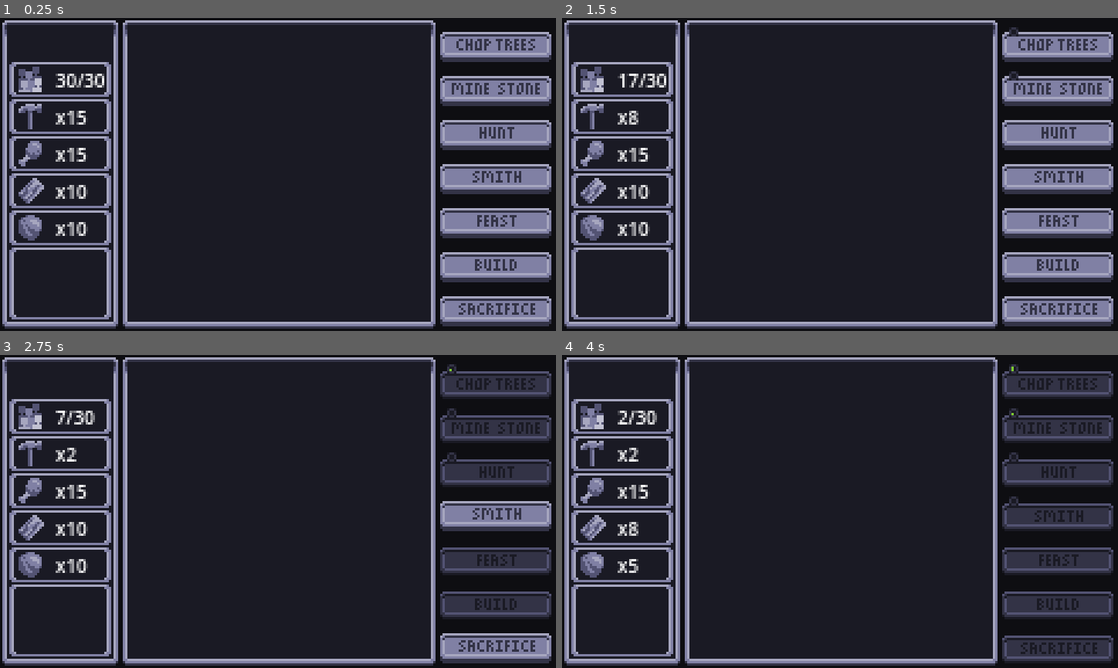
Above: before the commit, frames 1-4 (two rows, left to right).
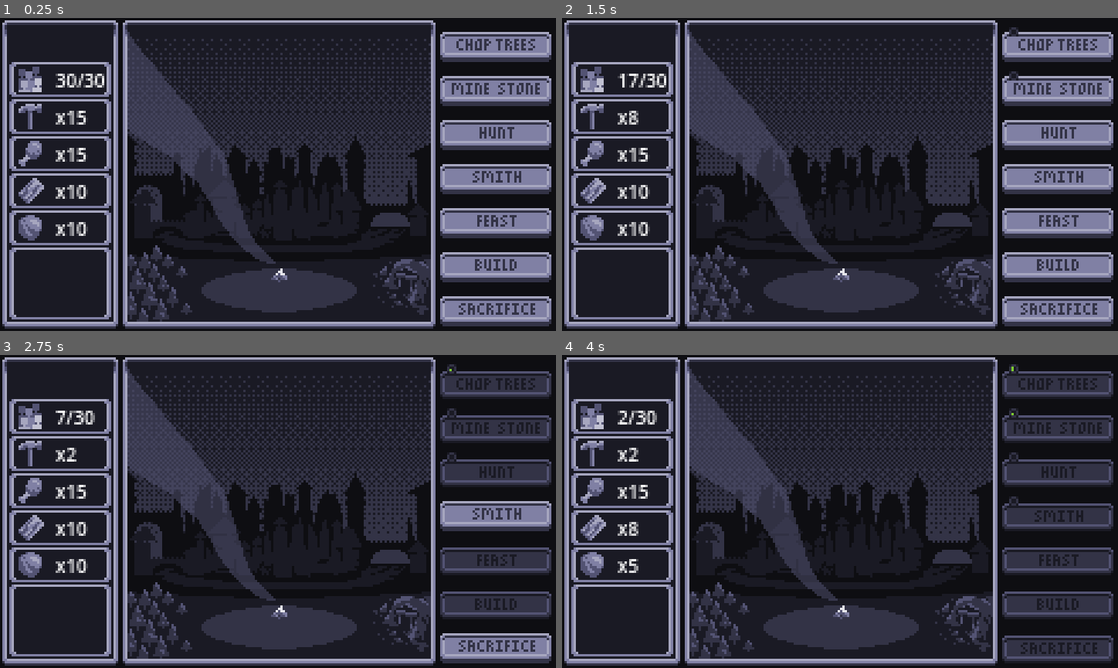
Above: after the commit, the same moments.

Repository: Gugubo/Inevitable
Game: Godot game, scene res://main.tscn
The game is run twice, just before and just after one commit, with the same random seed, the same clock (stepped at 60 frames per second) and the same inputs.
Inputs (mouse positions are in pixels of both pictures, inside the frame that each line leads up to):
- Up to frame 1 (0.25 s): no input
- Up to frame 2 (1.5 s): click (1056, 46) at 0.5 s; click (1056, 89) at 1.25 s
- Up to frame 3 (2.75 s): click (494, 470) at 2 s
- Up to frame 4 (4 s): click (1056, 514) at 2.75 s; tap Enter at 3.5 s

The runs differ from the first frame. In frame 1, 18% of the frame differs, in the area x 22-78%, y 4-98%; in frame 2, 18%; in frame 3, 18%; in frame 4, 18%.

Commit message:
Add sky, city, and smoking fireplace

Diff:
--- a/main.tscn
+++ b/main.tscn
@@ -6,7 +6,12 @@
 [ext_resource type="Script" uid="uid://c0v0us8icuuq5" path="res://actions/loot.gd" id="3_1bvp3"]
 [ext_resource type="Script" uid="uid://dywud87lul1w7" path="res://actions/action.gd" id="3_h2yge"]
 [ext_resource type="Texture2D" uid="uid://danveed5ycfnl" path="res://assets/images/UI/buttons.png" id="4_7mycd"]
-[ext_resource type="Script" uid="uid://beayunt17uq6t" path="res://population_count.gd" id="6_272bh"]
+[ext_resource type="Script" path="res://population_count.gd" id="6_272bh"]
+[ext_resource type="Texture2D" uid="uid://cy57hywbifofx" path="res://assets/images/Gameplay/sky.png" id="8_4c57u"]
+[ext_resource type="Texture2D" uid="uid://pq2x00o2tcv0" path="res://assets/images/Gameplay/scene-foreground.png" id="9_efxa6"]
+[ext_resource type="Texture2D" uid="uid://d317r3l4n58wt" path="res://assets/images/Gameplay/fire-lit.png" id="10_dg77c"]
+[ext_resource type="Texture2D" uid="uid://b7emmwwe7fd18" path="res://assets/images/Gameplay/fire-unlit.png" id="11_efxa6"]
+[ext_resource type="Texture2D" uid="uid://c2hb6fw04tmis" path="res://assets/images/Gameplay/smoke.png" id="12_dg77c"]
 
 [sub_resource type="AtlasTexture" id="AtlasTexture_272bh"]
 atlas = ExtResource("4_7mycd")
@@ -196,6 +201,61 @@
 corruption = -20
 population_change = -5
 metadata/_custom_type_script = "uid://dywud87lul1w7"
+
+[sub_resource type="SpriteFrames" id="SpriteFrames_dg77c"]
+animations = [{
+"frames": [{
+"duration": 1.0,
+"texture": ExtResource("10_dg77c")
+}],
+"loop": true,
+"name": &"lit",
+"speed": 5.0
+}, {
+"frames": [{
+"duration": 1.0,
+"texture": ExtResource("11_efxa6")
+}],
+"loop": true,
+"name": &"unlit",
+"speed": 5.0
+}]
+
+[sub_resource type="AtlasTexture" id="AtlasTexture_a6jrf"]
+atlas = ExtResource("12_dg77c")
+region = Rect2(0, 0, 131, 128)
+
+[sub_resource type="AtlasTexture" id="AtlasTexture_xuqvo"]
+atlas = ExtResource("12_dg77c")
+region = Rect2(131, 0, 131, 128)
+
+[sub_resource type="AtlasTexture" id="AtlasTexture_qsp4k"]
+atlas = ExtResource("12_dg77c")
+region = Rect2(262, 0, 131, 128)
+
+[sub_resource type="AtlasTexture" id="AtlasTexture_kq58d"]
+atlas = ExtResource("12_dg77c")
+region = Rect2(393, 0, 131, 128)
+
+[sub_resource type="SpriteFrames" id="SpriteFrames_seu75"]
+animations = [{
+"frames": [{
+"duration": 1.0,
+"texture": SubResource("AtlasTexture_a6jrf")
+}, {
+"duration": 1.0,
+"texture": SubResource("AtlasTexture_xuqvo")
+}, {
+"duration": 1.0,
+"texture": SubResource("AtlasTexture_qsp4k")
+}, {
+"duration": 1.0,
+"texture": SubResource("AtlasTexture_kq58d")
+}],
+"loop": true,
+"name": &"default",
+"speed": 4.0
+}]
 
 [node name="Main" type="Node2D" unique_id=301375471]
 
@@ -293,3 +353,29 @@
 [node name="Stone" parent="Background/Inventory" unique_id=575270068 instance=ExtResource("1_ig7tw")]
 layout_mode = 2
 item = 1
+
+[node name="GameplayWindow" type="Control" parent="Background" unique_id=1262575473]
+anchors_preset = 0
+offset_left = 55.0
+offset_top = 3.0
+offset_right = 186.0
+offset_bottom = 131.0
+
+[node name="Sky" type="Sprite2D" parent="Background/GameplayWindow" unique_id=1960669182]
+texture = ExtResource("8_4c57u")
+centered = false
+
+[node name="City" type="Sprite2D" parent="Background/GameplayWindow" unique_id=1136363122]
+texture = ExtResource("9_efxa6")
+centered = false
+
+[node name="Fireplace" type="AnimatedSprite2D" parent="Background/GameplayWindow" unique_id=422936063]
+sprite_frames = SubResource("SpriteFrames_dg77c")
+animation = &"lit"
+centered = false
+
+[node name="Smoke" type="AnimatedSprite2D" parent="Background/GameplayWindow" unique_id=30762008]
+modulate = Color(1, 1, 1, 0.5019608)
+sprite_frames = SubResource("SpriteFrames_seu75")
+frame_progress = 0.4232278
+centered = false
Not shown, added: assets/images/Gameplay/fire-lit.png.import
Not shown, added: assets/images/Gameplay/fire-unlit.png.import
Not shown, added: assets/images/Gameplay/scene-foreground.png.import
Not shown, added: assets/images/Gameplay/sky.png.import
Not shown, added: assets/images/Gameplay/smoke.png.import
